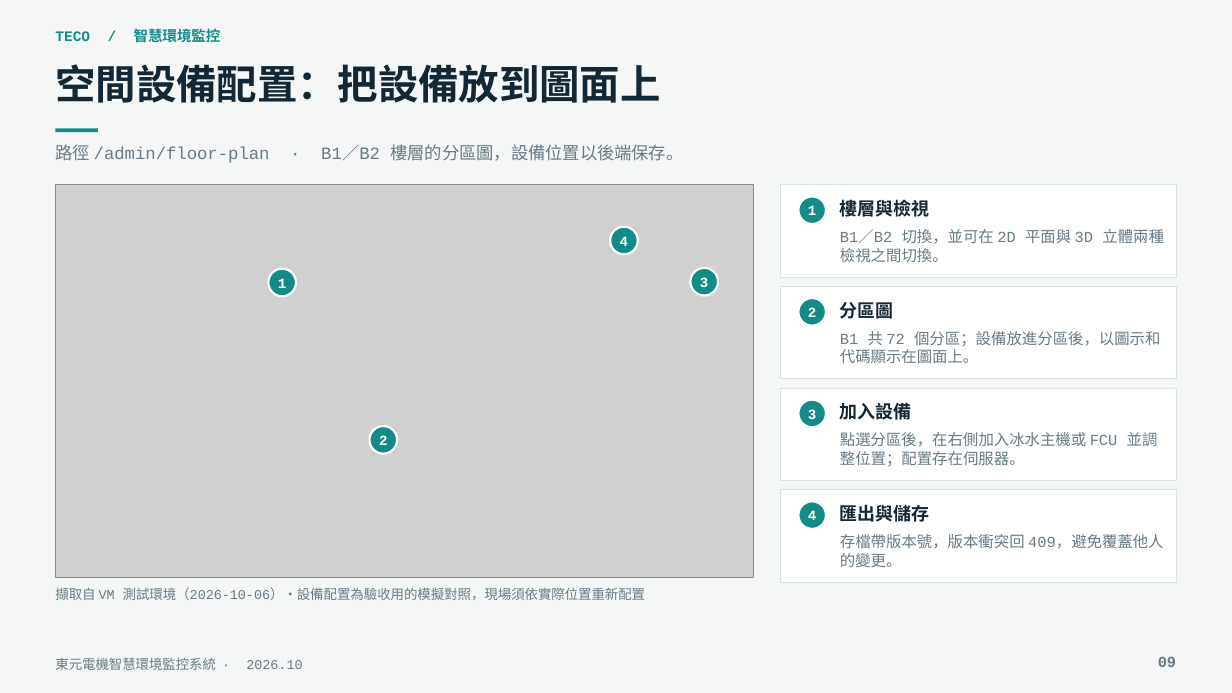
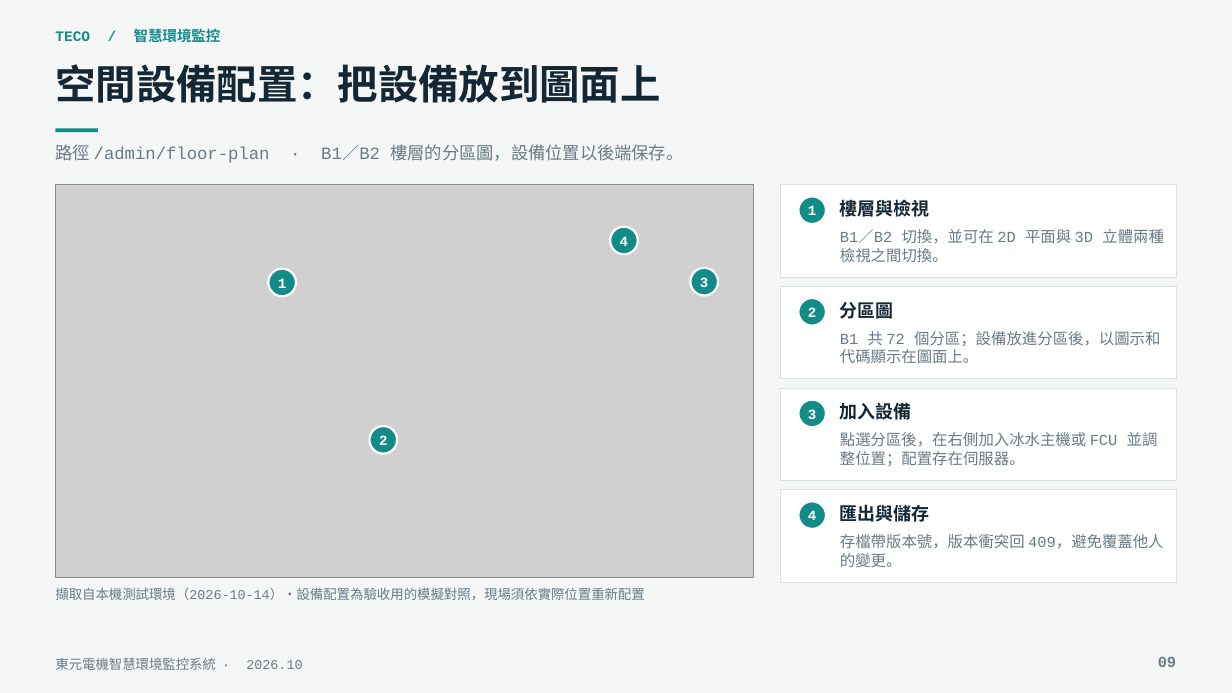
Before and after one commit to jj20375/teco-machinery, a slide deck: slide 9 of docs/TECO_智慧環境監控系統介紹與技術說明.pptx. Drawn at 1232x693 pixels with LibreOffice and Linux fonts; fonts in the diff are those of the drawing; grey boxes stand for pictures. Boxes give left, top, right and bottom in pixels: in the first picture for what was removed or moved away, otherwise in the second. Text is boxed around its words. In the diff, an @@ line names an element or a change of style, - is before the commit and + after.

```diff
--- a/docs/TECO_智慧環境監控系統介紹與技術說明.pptx
+++ b/docs/TECO_智慧環境監控系統介紹與技術說明.pptx
@@ text at bbox=[55, 588, 644, 600]: text changed @@
-擷取自 VM 測試環境（2026-10-06）・設備配置為驗收用的模擬對照，現場須依實際位置重新配置
+擷取自本機測試環境（2026-10-14）・設備配置為驗收用的模擬對照，現場須依實際位置重新配置
```
Also in this commit, not shown: 25 other slides changed, 1 slide added.
